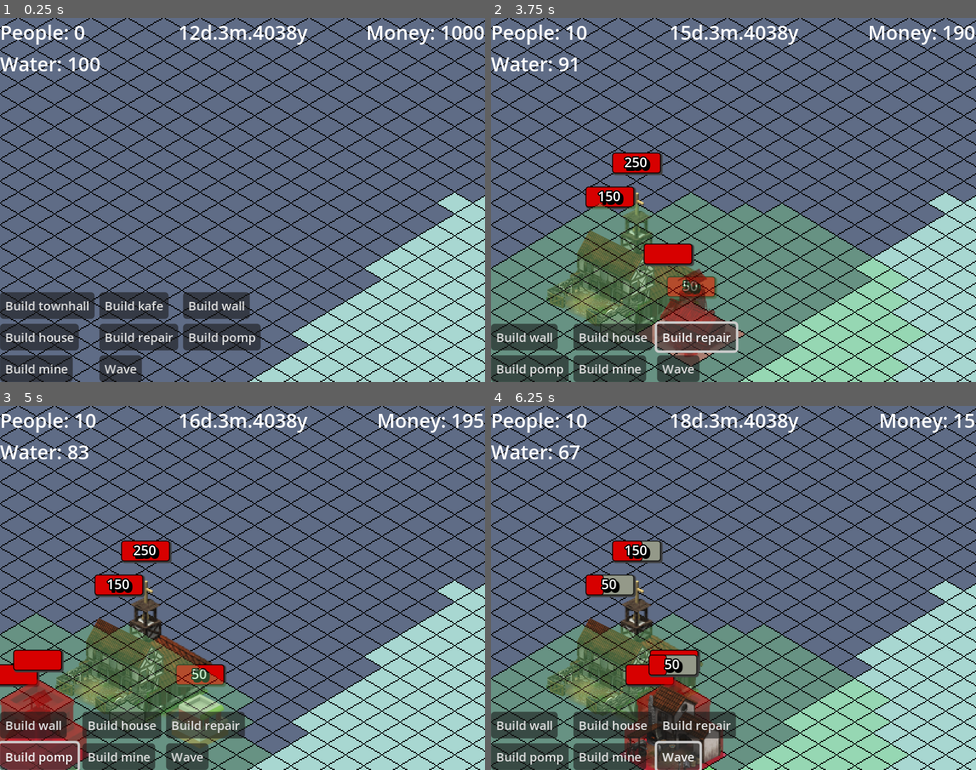
Above: before the commit, frames 1-4 (two rows, left to right).
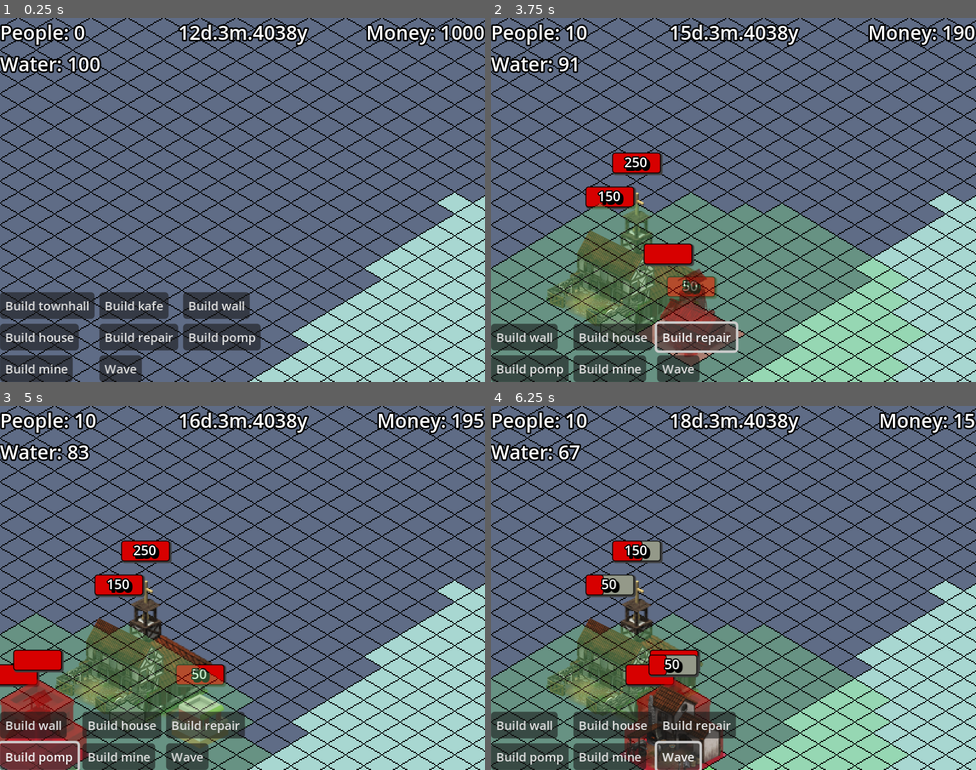
Above: after the commit, the same moments.

Repository: BurntRobot/artifical_heart_at_the_water-s_edge
Game: Godot game, scene res://world.tscn
The game is run twice, just before and just after one commit, with the same random seed, the same clock (stepped at 60 frames per second) and the same inputs.
Inputs:
- Up to frame 1 (0.25 s): no input
- Up to frame 2 (3.75 s): click "Build townhall" at 0.5 s; click "Build kafe" at 1.25 s; click "Build wall" at 2 s; click "Build house" at 2.75 s; click "Build repair" at 3.5 s
- Up to frame 3 (5 s): click "Build pomp" at 4.25 s
- Up to frame 4 (6.25 s): click "Build mine" at 5 s; click "Wave" at 5.75 s

The runs differ from the first frame. In frame 1, 2.1% of the frame differs, in the area x 0-100%, y 1-16%; in frame 2, 2.0%; in frame 3, 2.1%; in frame 4, 2.0%.

Commit message:
Added info about water. And water out damaging

Diff:
--- a/Buildings/pomp.gd
+++ b/Buildings/pomp.gd
@@ -1,4 +1,5 @@
 extends Building
+class_name Pomp
 
 func _next_day():
 	if not area_2d.input_pickable and is_built:
--- a/Buildings/repair_station.gd
+++ b/Buildings/repair_station.gd
@@ -20,7 +20,7 @@
 	if is_built:
 		water_label_2.text = "Heal per day: " + str(healing_ammount)
 		for building_area in area_2d_2.get_overlapping_areas():
-			if building_area.name == "BaseArea" and building_area != base_area:
+			if building_area.name == "BaseArea":
 				if building_area.get_parent().can_be_healed():
 					building_area.get_parent().heal(healing_ammount)
 					# play sound
--- /dev/null
+++ b/GUI/info_label.gd
@@ -0,0 +1,7 @@
+extends RichTextLabel
+
+var water_out_str: String = "Water out! Buildings collapsing!"
+
+
+func _on_map_water_down_signal() -> void:
+	text = water_out_str
--- a/Map/map.gd
+++ b/Map/map.gd
@@ -8,11 +8,11 @@
 signal _on_kafe_click
 signal town_hall_built
 signal kafe_built
+signal water_down_signal
 
 
 func _ready() -> void:
 	Input.set_mouse_mode(Input.MOUSE_MODE_VISIBLE)
-
 
 func is_tiles_are_free_ground(tiles: Array[Vector2i]):
 	for child in get_children():
@@ -72,7 +72,6 @@
 	town_hall.built.connect(town_hall_built.emit)
 	add_child(town_hall)
 
-
 func _on_test_build_2_pressed() -> void:
 	var kafe = buildings_scenes[1].instantiate()
 	kafe._on_check_free_ground.connect(is_tiles_are_free_ground)
@@ -99,3 +98,12 @@
 func _on_test_build_8_pressed() -> void:
 	var mine = buildings_scenes[3].instantiate()
 	add_child(mine)
+
+func _on_day_timer_timeout() -> void:
+	var water_down = false
+	for child in get_children():
+		if child is Building and child.is_built and not child.is_working and child is not Pomp:
+			child.current_health -= 5
+			water_down = true
+	if water_down:
+		water_down_signal.emit()
--- a/world.tscn
+++ b/world.tscn
@@ -16,6 +16,11 @@
 [ext_resource type="PackedScene" uid="uid://b67btrk5qfkep" path="res://Buildings/repair_station.tscn" id="8_udxuc"]
 [ext_resource type="PackedScene" uid="uid://kucf7nwrdtht" path="res://Buildings/pomp.tscn" id="9_2u3nc"]
 [ext_resource type="Script" uid="uid://cr71vyvv3bb3e" path="res://kafe_menu.gd" id="10_ic0uy"]
+[ext_resource type="Script" uid="uid://bupbvvcs0bj30" path="res://GUI/info_label.gd" id="12_udxuc"]
+
+[sub_resource type="LabelSettings" id="LabelSettings_2u3nc"]
+outline_size = 5
+outline_color = Color(0, 0, 0, 1)
 
 [sub_resource type="StyleBoxFlat" id="StyleBoxFlat_wse8f"]
 bg_color = Color(0.48570347, 0.48570353, 0.4857034, 1)
@@ -124,6 +129,20 @@
 text = "Wave"
 alignment = 0
 
+[node name="InfoLabel" type="RichTextLabel" parent="GUI"]
+anchors_preset = 3
+anchor_left = 1.0
+anchor_top = 1.0
+anchor_right = 1.0
+anchor_bottom = 1.0
+offset_left = -169.0
+offset_top = -74.0
+grow_horizontal = 0
+grow_vertical = 0
+theme_override_constants/outline_size = 5
+horizontal_alignment = 2
+script = ExtResource("12_udxuc")
+
 [node name="MoneyLabel" type="Label" parent="GUI"]
 anchors_preset = 1
 anchor_left = 1.0
@@ -131,6 +150,7 @@
 offset_left = -40.0
 offset_bottom = 23.0
 grow_horizontal = 0
+label_settings = SubResource("LabelSettings_2u3nc")
 script = ExtResource("5_036b0")
 
 [node name="DateLabel" type="Label" parent="GUI"]
@@ -141,11 +161,13 @@
 offset_right = 20.0
 offset_bottom = 23.0
 grow_horizontal = 2
+label_settings = SubResource("LabelSettings_2u3nc")
 script = ExtResource("6_pkg7o")
 
 [node name="ResourcesLabel" type="Label" parent="GUI"]
 offset_right = 40.0
 offset_bottom = 23.0
+label_settings = SubResource("LabelSettings_2u3nc")
 script = ExtResource("7_gbfbk")
 
 [node name="KafeMenu" type="Control" parent="GUI"]
@@ -219,6 +241,7 @@
 [connection signal="_on_kafe_click" from="Game/Map" to="." method="_on_map__on_kafe_click"]
 [connection signal="kafe_built" from="Game/Map" to="." method="_on_map_kafe_built"]
 [connection signal="town_hall_built" from="Game/Map" to="." method="_on_map_town_hall_built"]
+[connection signal="water_down_signal" from="Game/Map" to="GUI/InfoLabel" method="_on_map_water_down_signal"]
 [connection signal="pressed" from="GUI/VBoxContainer/test_build" to="Game/Map" method="_on_test_build_pressed"]
 [connection signal="pressed" from="GUI/VBoxContainer/test_build2" to="Game/Map" method="_on_test_build_2_pressed"]
 [connection signal="pressed" from="GUI/VBoxContainer/test_build4" to="Game/Map" method="_on_test_build_4_pressed"]
@@ -233,4 +256,5 @@
 [connection signal="pressed" from="GUI/KafeMenu/PanelContainer/VBoxContainer/M/V/Button" to="GUI/KafeMenu" method="_on_button_pressed"]
 [connection signal="pressed" from="GUI/KafeMenu/PanelContainer/VBoxContainer/M/V/Button2" to="GUI/KafeMenu" method="_on_button_2_pressed"]
 [connection signal="pressed" from="GUI/KafeMenu/PanelContainer/VBoxContainer/M/V/Button3" to="GUI/KafeMenu" method="_on_button_3_pressed"]
+[connection signal="timeout" from="DayTimer" to="Game/Map" method="_on_day_timer_timeout"]
 [connection signal="timeout" from="DayTimer" to="DayTimer" method="_on_timeout"]
Not shown, added: GUI/info_label.gd.uid
Not shown: 1 places in world.tscn that only renumber resources
